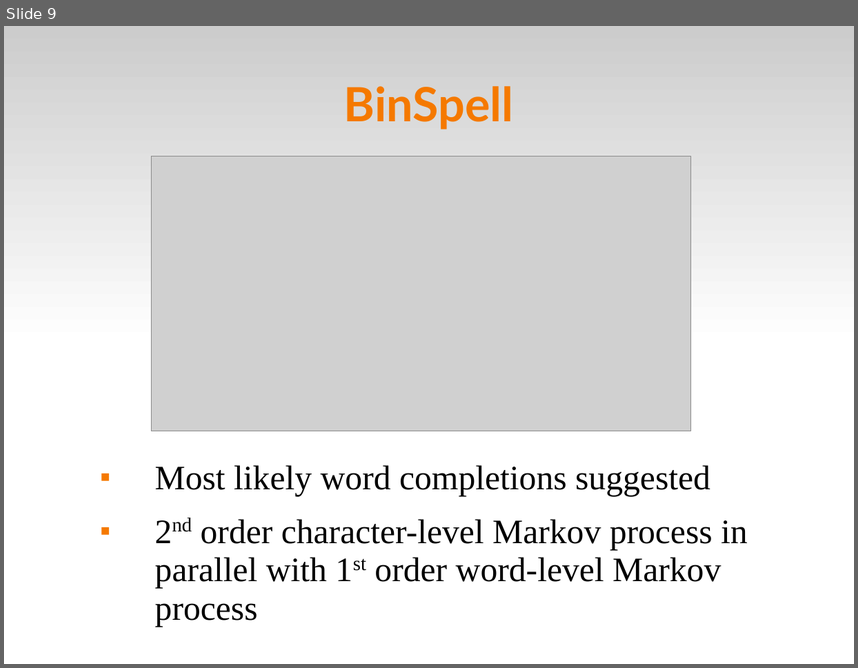
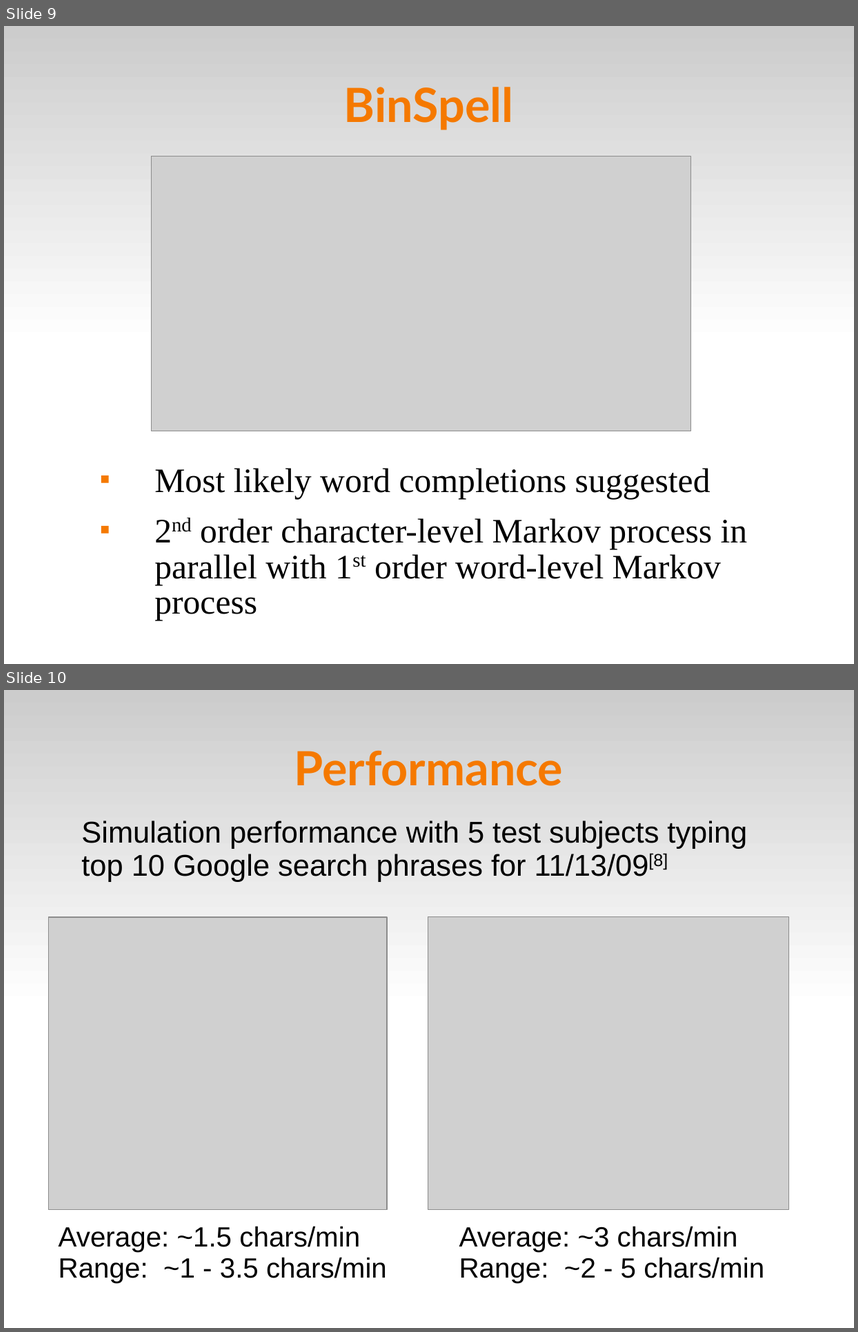
Before and after one commit to abdullah38rcc/BCI-Virtual-Keyboard, a slide deck: master's/docs/virtKey.ppt. Shown one above the other, each under a label of ours: slide 9 before the commit, slides 9 and 10 after it. The pictures are 858x668 and 858x1332 pixels, drawn with LibreOffice and Linux fonts; fonts in the diff are those of the drawing; grey boxes stand for pictures. Boxes give left, top, right and bottom in pixels: in the first picture for what was removed or moved away, otherwise in the second. Text is boxed around its words. In the diff, an @@ line names an element or a change of style, - is before the commit and + after.

```diff
--- a/master's/docs/virtKey.ppt
+++ b/master's/docs/virtKey.ppt
@@ slide 10 added at (4,690,854,1328), background #FFFFFF; not listed: 1 template element that a slide beside it also shows @@
@@ title added at (294,750,563,786), 44 pt, text #F57900, bold @@
+Performance
@@ text added at (81,820,747,882), 28 pt, text #000000 @@
+Simulation performance with 5 test subjects typing top 10 Google search phrases for 11/13/09[8]
@@ picture added at (49,917,388,1209) @@
@@ picture added at (428,917,789,1209) @@
@@ text added at (59,1225,387,1283), 26 pt, text #000000 @@
+Average: ~1.5 chars/min
+Range: ~1 - 3.5 chars/min
@@ text added at (459,1225,764,1283), 26 pt, text #000000 @@
+Average: ~3 chars/min
+Range: ~2 - 5 chars/min
@@ slide 9 changed as well @@
@@ text "Most likely word completions suggested" at (154,468,748,620): line spacing 0.93 to 0.86 @@
```
Also in this commit, not shown: 17 other slides changed, 1 other slide added, 3 slides removed.
